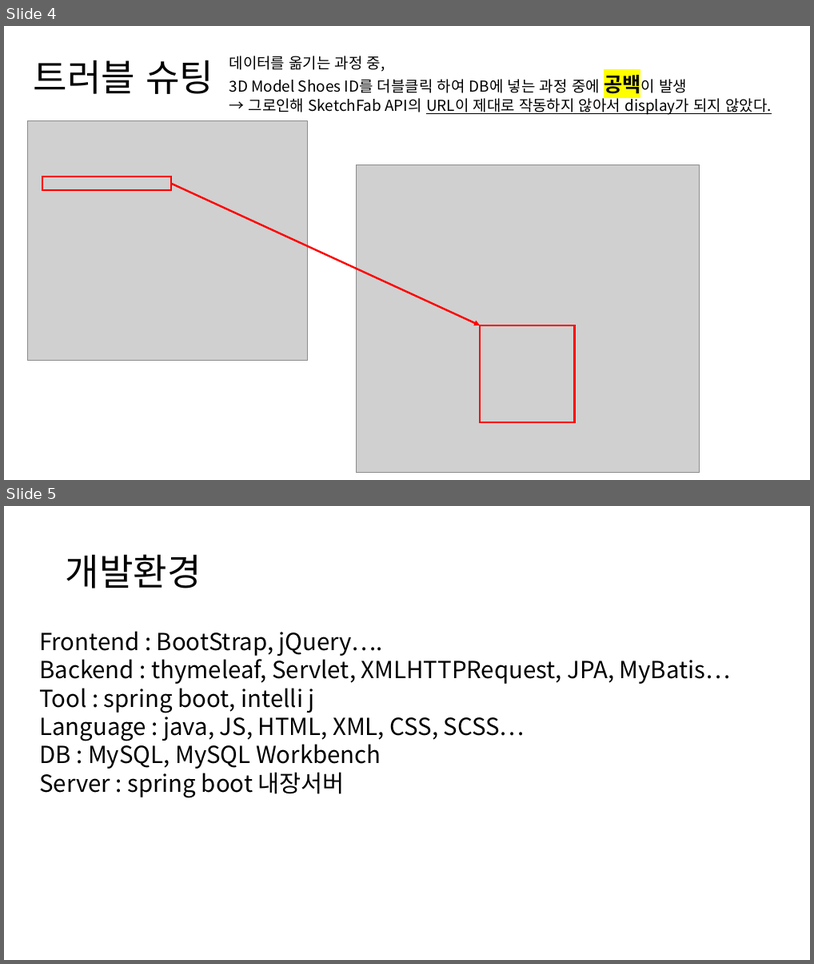
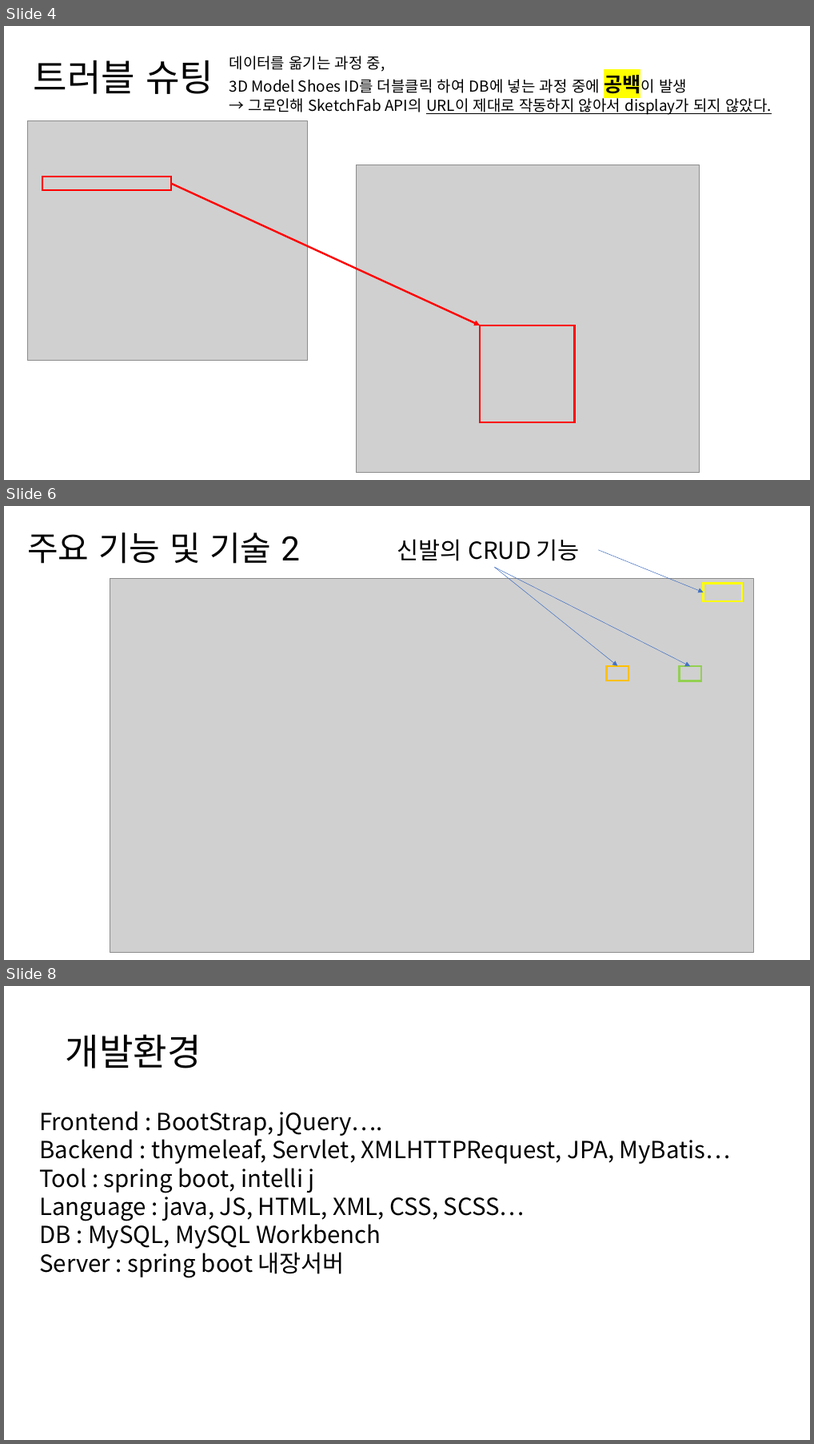
Before and after one commit to Github-AppData/3DShoesModel_WebSite, a slide deck: Documents/Report/졸업작품_최종 발표.pptx. Shown one above the other, each under a label of ours: slides 4 and 5 before the commit, slides 4, 6 and 8 after it; the slides between them are not shown. The pictures are 814x964 and 814x1444 pixels, drawn with LibreOffice and Linux fonts; fonts in the diff are those of the drawing; grey boxes stand for pictures. Boxes give left, top, right and bottom in pixels: in the first picture for what was removed or moved away, otherwise in the second. Text is boxed around its words. In the diff, an @@ line names an element or a change of style, - is before the commit and + after.

```diff
--- a/Documents/Report/졸업작품_최종 발표.pptx
+++ b/Documents/Report/졸업작품_최종 발표.pptx
@@ slide 6 added at bbox=[4, 506, 810, 960], background #FFFFFF @@
@@ title added at bbox=[27, 532, 300, 564], 40 pt, text #000000 @@
+주요 기능 및 기술 2
@@ text added at bbox=[397, 539, 580, 561], 28 pt, text #000000 @@
+신발의 CRUD 기능
@@ arrow added from (598, 549) to (704, 592), #4472C4 0.5 pt @@
@@ arrow added from (495, 567) to (690, 666), #4472C4 0.5 pt @@
@@ arrow added from (495, 567) to (618, 666), #4472C4 0.5 pt @@
@@ picture added at bbox=[110, 578, 754, 952] @@
@@ rectangle added at bbox=[704, 584, 742, 601], outline #FFFF00 2.25 pt @@
@@ rectangle added at bbox=[607, 666, 630, 680], outline #FFC000 2.25 pt @@
@@ rectangle added at bbox=[680, 666, 702, 681], outline #92D050 2.25 pt @@
@@ what was slide 5 is now slide 8 @@
```
Also in this commit, not shown: 3 other slides added, 2 other files.
